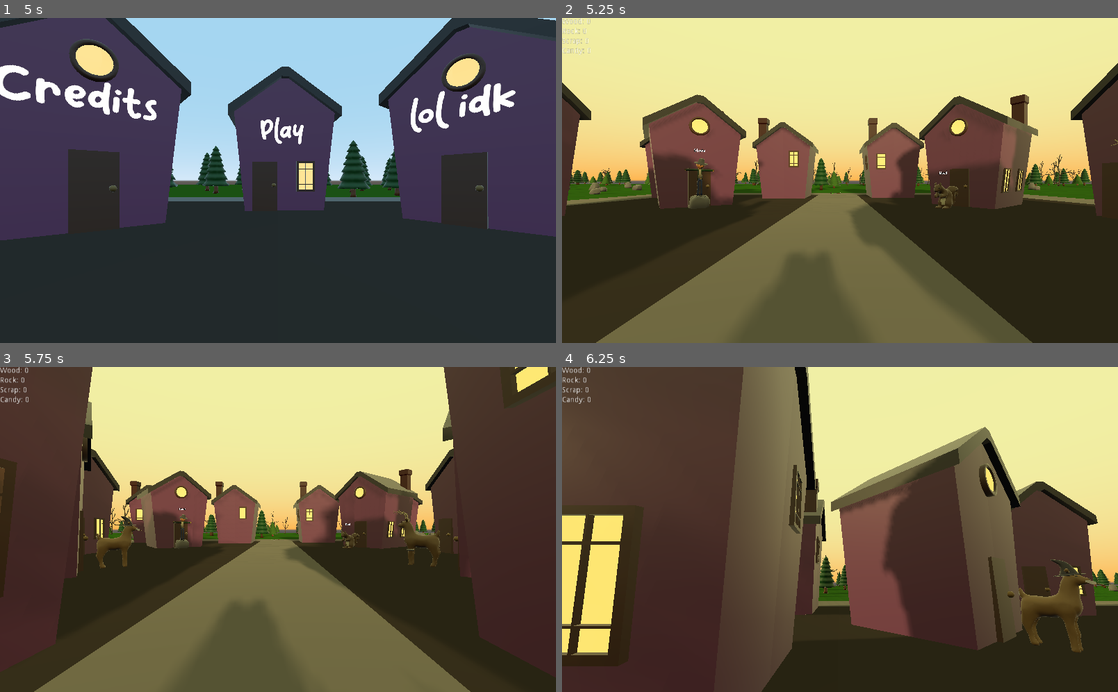
Above: before the commit, frames 1-4 (two rows, left to right).
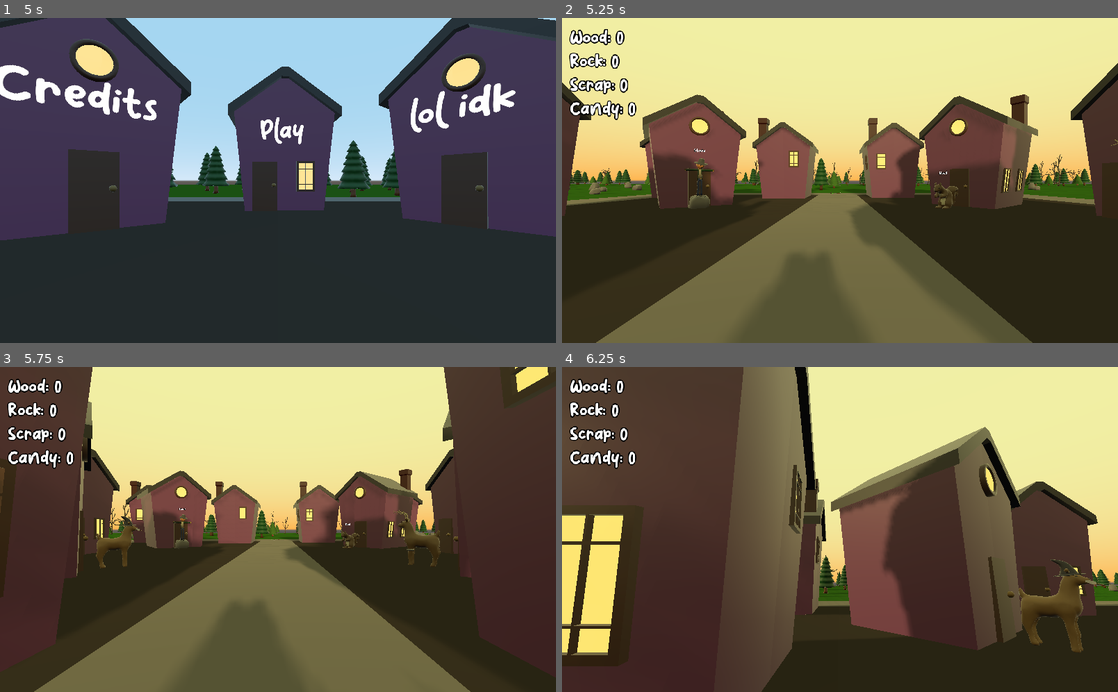
Above: after the commit, the same moments.

Repository: Xwilarg/BearJam
Game: Godot game, scene res://Scenes/MainMenu.tscn
The game is run twice, just before and just after one commit, with the same random seed, the same clock (stepped at 60 frames per second) and the same inputs.
Inputs (mouse positions are in pixels of both pictures, inside the frame that each line leads up to):
- Up to frame 1 (5 s): tap Enter at 0.5, 2, 3.5 s; move the mouse to (400, 164) at 0.52 s; hold D (right) 0.53-1.28 s; tap K (Line_2) at 0.6, 2.85 s; click (400, 164) at 0.67 s; tap Space (action_spacebar) at 1.25, 4.25, 4.35 s; move the mouse to (166, 196) at 1.27 s; hold S (backward) 1.28-2.03 s; tap L (Line_3) at 1.35, 3.6 s; move the mouse to (333, 109) at 2.02 s; hold D (right) 2.03-2.78 s; hold Space (action_spacebar) 2.03-2.78 s; move the mouse to (250, 245) at 2.77 s; hold W (forward) 2.78-3.53 s; click (250, 245) at 2.92 s; move the mouse to (444, 229) at 3.52 s; hold A (left) from 3.53 s (still down); move the mouse to (111, 131) at 4.27 s
- Up to frame 2 (5.25 s): move the mouse to (867, 180) at 5.02 s; release A (left) at 5.03 s; hold S (backward) from 5.03 s (still down); tap K (Line_2) at 5.1 s; click (867, 180) at 5.17 s
- Up to frame 3 (5.75 s): keep holding S (backward)
- Up to frame 4 (6.25 s): move the mouse to (817, 523) at 5.77 s; release S (backward) at 5.78 s; hold D (right) from 5.78 s (still down); tap L (Line_3) at 5.85 s

Frame 1 is identical in both runs. In frame 2, 1.4% of the frame differs, in the area x 0-14%, y 0-32%; in frame 3, 1.4%; in frame 4, 1.4%.

Commit message:
Improve UI

Diff:
--- a/Scenes/Deer doe.tscn
+++ b/Scenes/Deer doe.tscn
@@ -20,11 +20,11 @@
 transform = Transform( 1, 0, 0, 0, 1, 0, 0, 0, 1, 0, 0.825351, 0 )
 shape = SubResource( 1 )
 
-[node name="Deer Doe" parent="." index="3" instance=ExtResource( 1 )]
+[node name="w" parent="." index="3" instance=ExtResource( 1 )]
 transform = Transform( 1, 0, 0, 0, 1, 0, 0, 0, 1, 0, 0, -0.289297 )
 
-[node name="Witch Hat" parent="Deer Doe" index="1" instance=ExtResource( 3 )]
+[node name="Witch Hat" parent="w" index="1" instance=ExtResource( 3 )]
 transform = Transform( 1, 0, 0, 0, 0.994678, 0.103036, 0, -0.103036, 0.994678, 0, 1.66046, 0.77546 )
 
-[node name="Candy2" parent="Deer Doe" index="2" instance=ExtResource( 4 )]
+[node name="Candy2" parent="w" index="2" instance=ExtResource( 4 )]
 transform = Transform( 0.882078, -0.450766, 0.136927, 0, 0.290652, 0.956829, -0.471104, -0.843997, 0.256378, 0.118934, 1.44833, 1.30115 )
--- a/Scenes/Player.tscn
+++ b/Scenes/Player.tscn
@@ -1,9 +1,16 @@
-[gd_scene load_steps=4 format=2]
+[gd_scene load_steps=6 format=2]
 
 [ext_resource path="res://Scripts/Player.gd" type="Script" id=1]
 [ext_resource path="res://assets/Bear.glb" type="PackedScene" id=2]
+[ext_resource path="res://Fonts/Pulang.ttf" type="DynamicFontData" id=3]
 
 [sub_resource type="CylinderShape" id=1]
+
+[sub_resource type="DynamicFont" id=2]
+size = 30
+outline_size = 2
+outline_color = Color( 0, 0, 0, 1 )
+font_data = ExtResource( 3 )
 
 [node name="Player" type="KinematicBody"]
 script = ExtResource( 1 )
@@ -38,28 +45,34 @@
 margin_bottom = 40.0
 
 [node name="VBoxContainer" type="VBoxContainer" parent="Inventory"]
-margin_right = 40.0
-margin_bottom = 40.0
+margin_left = 15.0
+margin_top = 15.0
+margin_right = 121.0
+margin_bottom = 172.0
 
 [node name="WoodLabel" type="Label" parent="Inventory/VBoxContainer"]
-margin_right = 54.0
-margin_bottom = 14.0
+margin_right = 121.0
+margin_bottom = 40.0
+custom_fonts/font = SubResource( 2 )
 text = "Wood: 0"
 
 [node name="RockLabel" type="Label" parent="Inventory/VBoxContainer"]
-margin_top = 18.0
-margin_right = 54.0
-margin_bottom = 32.0
+margin_top = 44.0
+margin_right = 121.0
+margin_bottom = 84.0
+custom_fonts/font = SubResource( 2 )
 text = "Rock: 0"
 
 [node name="ScrapLabel" type="Label" parent="Inventory/VBoxContainer"]
-margin_top = 36.0
-margin_right = 54.0
-margin_bottom = 50.0
+margin_top = 88.0
+margin_right = 121.0
+margin_bottom = 128.0
+custom_fonts/font = SubResource( 2 )
 text = "Scrap: 0"
 
 [node name="CandyLabel" type="Label" parent="Inventory/VBoxContainer"]
-margin_top = 54.0
-margin_right = 54.0
-margin_bottom = 68.0
+margin_top = 132.0
+margin_right = 121.0
+margin_bottom = 172.0
+custom_fonts/font = SubResource( 2 )
 text = "Candy: 0"
